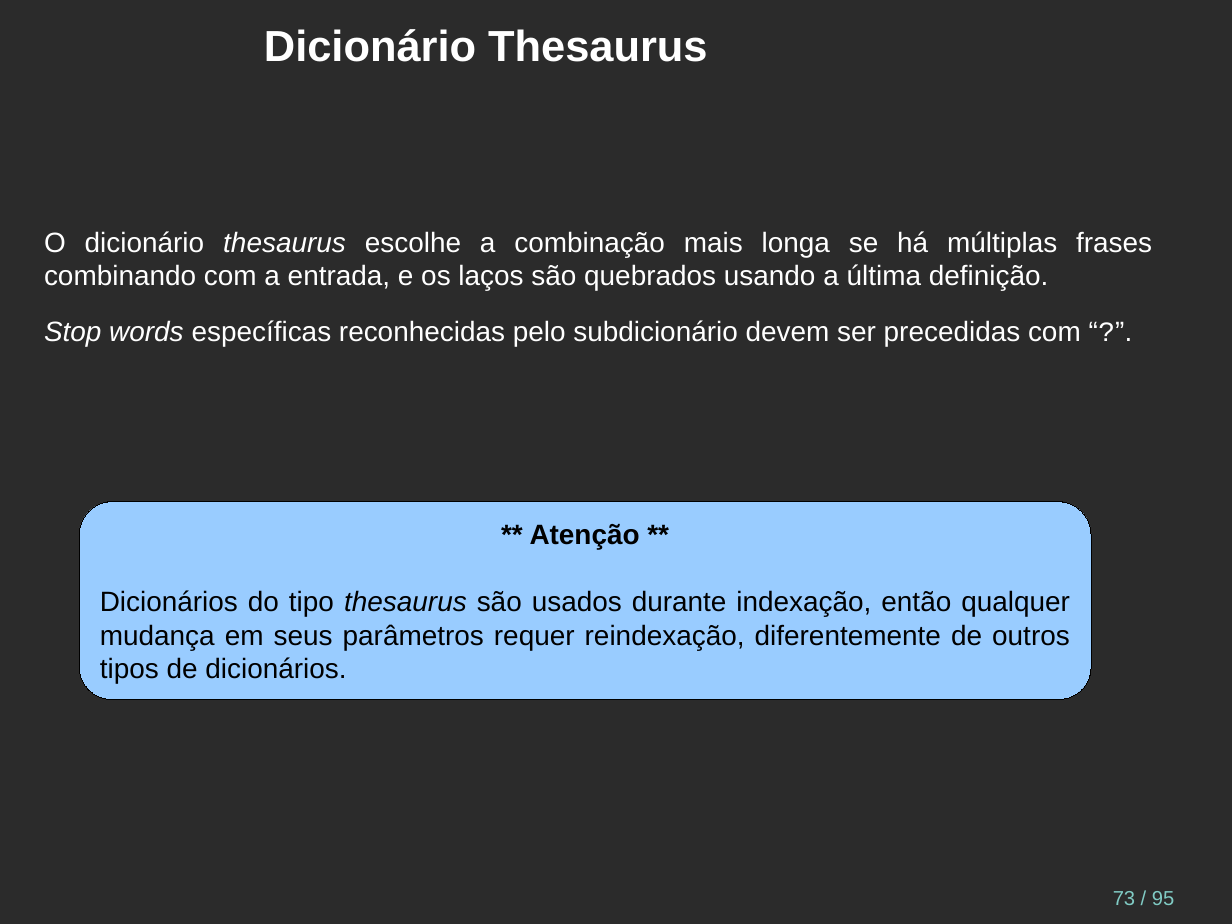
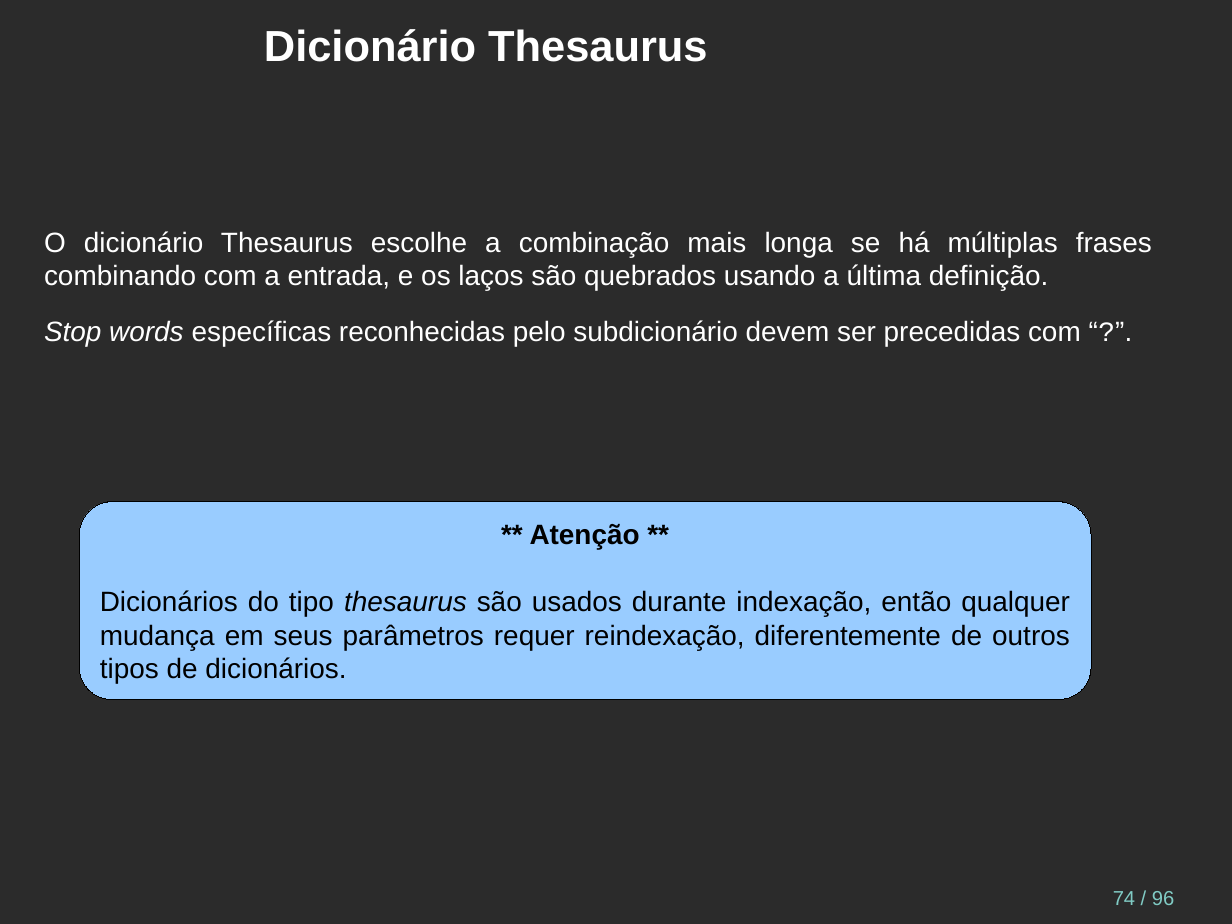
Before and after one commit to juliano777/db_fts, a slide deck: slide 74 of fts_pt-br.odp (slide 73 before the commit). Drawn at 1232x924 pixels with LibreOffice and Linux fonts; fonts in the diff are those of the drawing; background and template pictures are left out; a plain dark background stands for a picture behind light text. Boxes give left, top, right and bottom in pixels: in the first picture for what was removed or moved away, otherwise in the second. Text is boxed around its words. In the diff, an @@ line names an element or a change of style, - is before the commit and + after.

```diff
--- a/fts_pt-br.odp
+++ b/fts_pt-br.odp
@@ text at (44, 231, 1152, 290): text changed @@
-O dicionário thesaurus escolhe a combinação mais longa se há múltiplas frases combinando com a entrada, e os laços são quebrados usando a última definição.
+O dicionário Thesaurus escolhe a combinação mais longa se há múltiplas frases combinando com a entrada, e os laços são quebrados usando a última definição.
@@ page number at (1113, 891, 1174, 905): text changed @@
-73 / 95
+74 / 96
```
Also in this commit, not shown: 8 other slides changed, 2 slides added, 1 slide removed.
